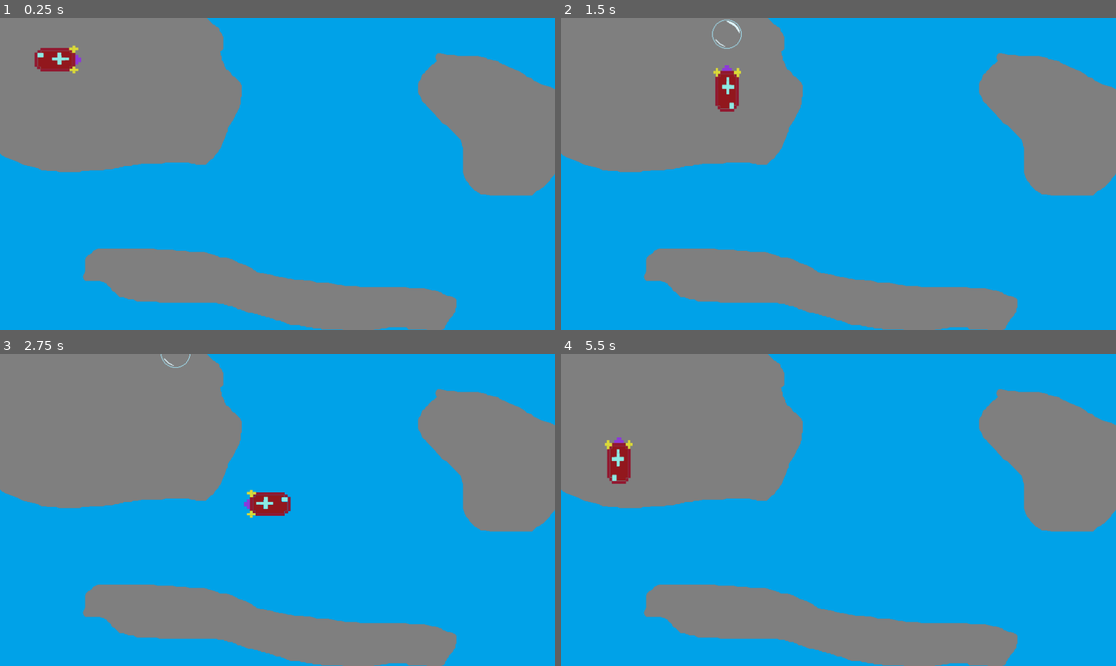
Above: before the commit, frames 1-4 (two rows, left to right).
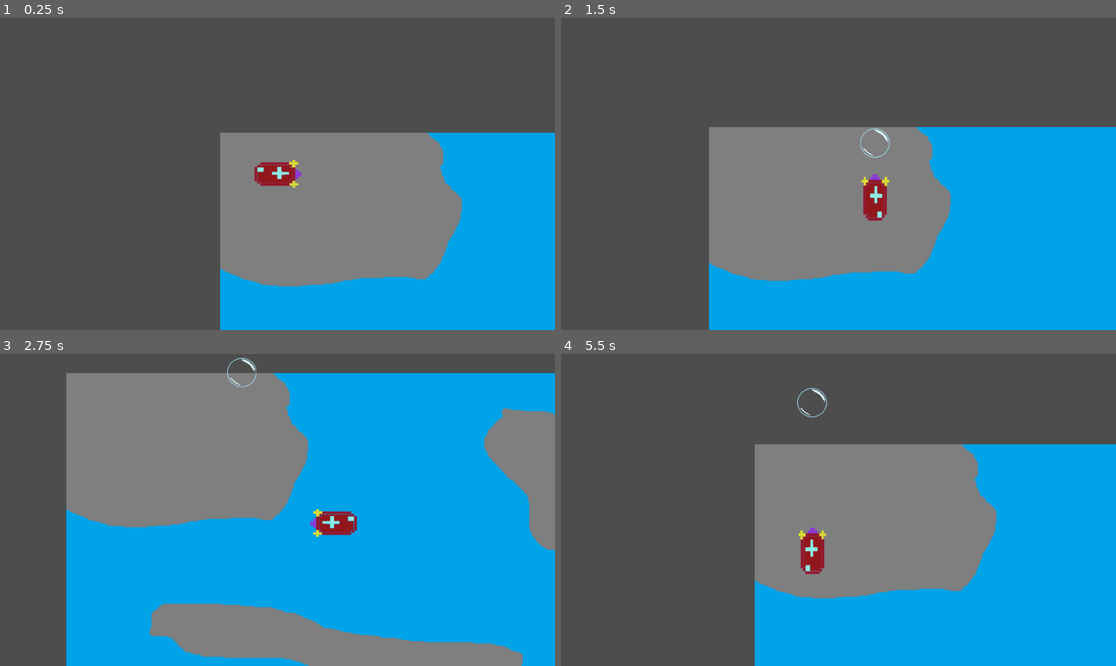
Above: after the commit, the same moments.

Repository: cachola25/cs447-subvival
Game: Godot game, scene res://test_level.tscn
Two runs of this game, one before a commit and one after it. Both use one fixed random seed, a clock stepped at 60 frames per second and the inputs below. This scene is started directly instead of the project's main scene.
Inputs:
- Up to frame 1 (0.25 s): no input
- Up to frame 2 (1.5 s): tap Enter at 0.5 s; hold D (move_right) 0.53-1.28 s; tap Space (release_bubble) at 0.6, 1.35 s; hold S (move_down) from 1.28 s (still down)
- Up to frame 3 (2.75 s): release S (move_down) at 2.03 s; hold D (move_right) from 2.03 s (still down); tap Space (release_bubble) at 2.1 s
- Up to frame 4 (5.5 s): release D (move_right) at 2.78 s; hold W (move_up) 2.78-3.53 s; tap Space (release_bubble) every 0.75 s from 2.85 to 5.1 s; hold A (move_left) 3.53-5.03 s; hold S (move_down) from 5.03 s (still down)

The runs differ from the first frame. In frame 1, 89% of the frame differs, in the area x 0-100%, y 0-100%; in frame 2, 79%; in frame 3, 36%; in frame 4, 84%.

Commit message:
Moving Camera
added a moving camera to the test_level
All I did was add a camera 2d node on the submarine and enabled position smoothing

Diff:
--- a/test_level.tscn
+++ b/test_level.tscn
@@ -15,6 +15,10 @@
 
 [node name="submarine" parent="." instance=ExtResource("2_1pgvb")]
 position = Vector2(199, 144)
+
+[node name="Camera2D" type="Camera2D" parent="submarine"]
+position_smoothing_enabled = true
+position_smoothing_speed = 2.0
 
 [node name="wall" type="StaticBody2D" parent="."]
 collision_layer = 8
